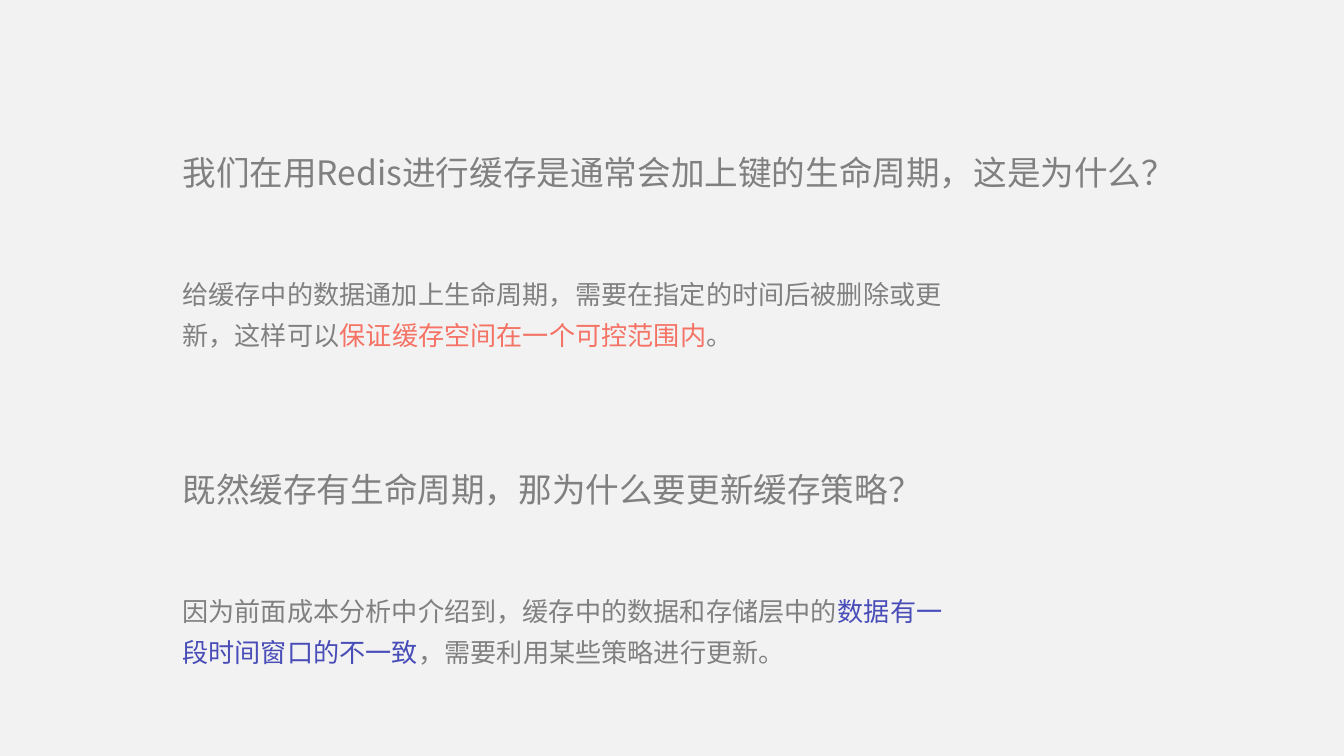
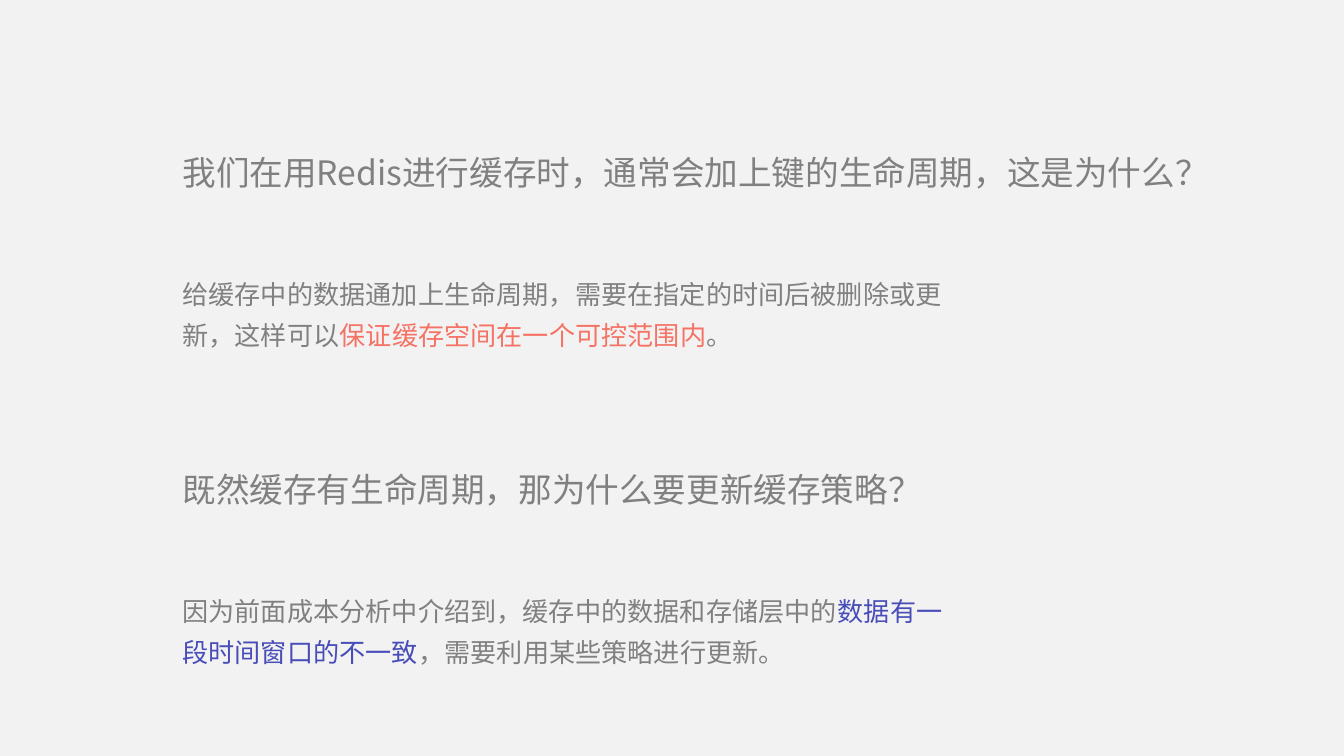
Before and after one commit to lvjiuluan/idea-projects, a slide deck: slide 9 of presentation/讲一讲Redis缓存设计？/讲一讲Redis缓存设计？.pptx. Drawn at 1344x756 pixels with LibreOffice and Linux fonts; fonts in the diff are those of the drawing. Boxes give left, top, right and bottom in pixels: in the first picture for what was removed or moved away, otherwise in the second. Text is boxed around its words. In the diff, an @@ line names an element or a change of style, - is before the commit and + after.

```diff
--- a/presentation/讲一讲Redis缓存设计？/讲一讲Redis缓存设计？.pptx
+++ b/presentation/讲一讲Redis缓存设计？/讲一讲Redis缓存设计？.pptx
@@ text at bbox=[182, 157, 1208, 189]: text changed @@
-我们在用Redis进行缓存是通常会加上键的生命周期，这是为什么？
+我们在用Redis进行缓存时，通常会加上键的生命周期，这是为什么？
```
Also in this commit, not shown: 3 other slides changed.
